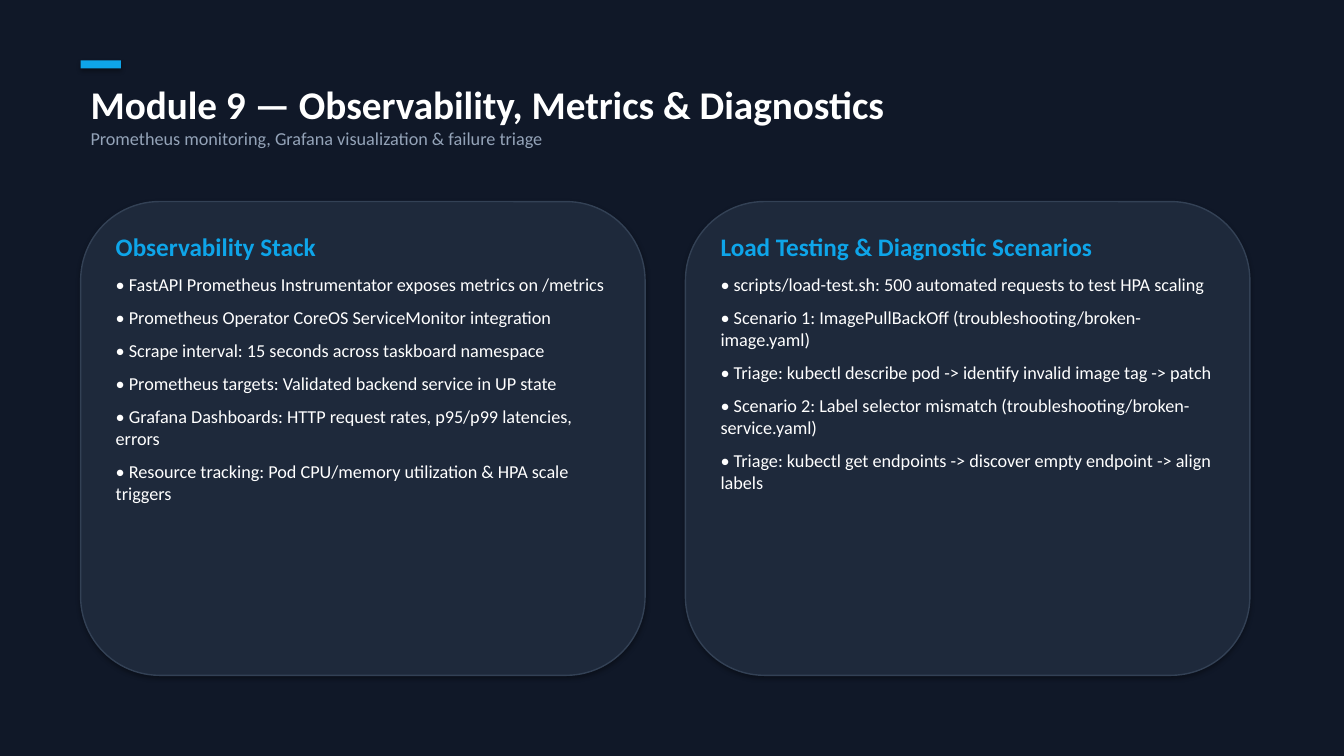
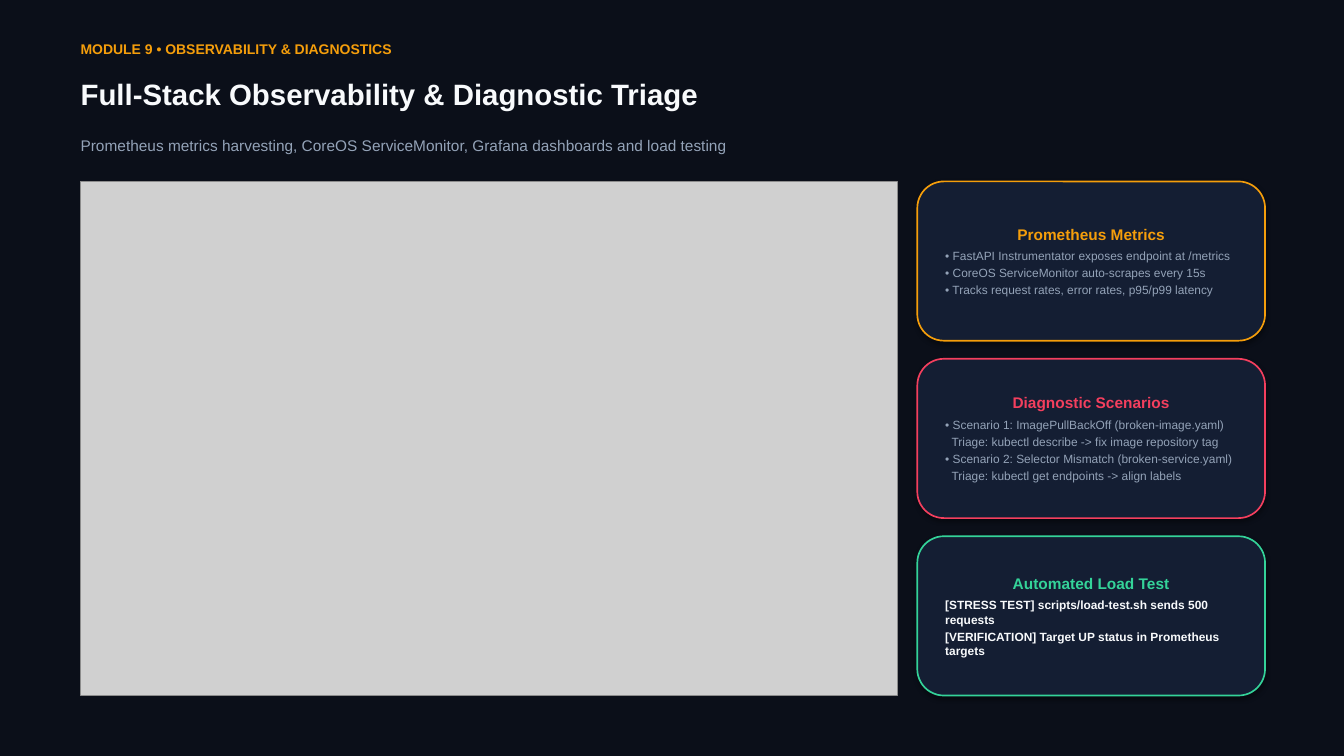
Before and after one commit to Oj2AS7/devops_project, a slide deck: slide 9 of demo/TaskBoard_DevOps_Presentation.pptx. Drawn at 1344x756 pixels with LibreOffice and Linux fonts; fonts in the diff are those of the drawing; grey boxes stand for pictures. Boxes give left, top, right and bottom in pixels: in the first picture for what was removed or moved away, otherwise in the second. Text is boxed around its words. In the diff, an @@ line names an element or a change of style, - is before the commit and + after.

```diff
--- a/demo/TaskBoard_DevOps_Presentation.pptx
+++ b/demo/TaskBoard_DevOps_Presentation.pptx
@@ rectangle at [0, 0, 1344, 756]: fill #101828 to #0B0F19; outline #101828 0.75 pt to none @@
@@ text added at [81, 44, 392, 54], 10 pt, text #F59E0B, bold @@
+MODULE 9 • OBSERVABILITY & DIAGNOSTICS
@@ text at [81, 83, 698, 110]: text changed; size 13 to 21 pt; font Calibri to Arial; text colour #94A3B8 to #F8FAFC; bold on @@
-Module 9 — Observability, Metrics & Diagnostics
-Prometheus monitoring, Grafana visualization & failure triage
+Full-Stack Observability & Diagnostic Triage
@@ rectangle removed at [81, 60, 121, 69] @@
@@ text added at [81, 140, 726, 154], 11 pt, text #94A3B8 @@
+Prometheus metrics harvesting, CoreOS ServiceMonitor, Grafana dashboards and load testing
@@ rounded rectangle removed at [81, 202, 645, 676] @@
@@ picture added at [81, 181, 897, 696] @@
@@ rounded rectangle removed at [686, 202, 1250, 676] @@
@@ rounded rectangle added at [918, 181, 1265, 341], fill #141E33, outline #F59E0B 1.2 pt, 8.5 pt, text #94A3B8 @@
+Prometheus Metrics
+• FastAPI Instrumentator exposes endpoint at /metrics
+• CoreOS ServiceMonitor auto-scrapes every 15s
+• Tracks request rates, error rates, p95/p99 latency
@@ text removed at [116, 238, 604, 503] @@
-Observability Stack
-• FastAPI Prometheus Instrumentator exposes metrics on /metrics
-• Prometheus Operator CoreOS ServiceMonitor integration
-• Scrape interval: 15 seconds across taskboard namespace
-• Prometheus targets: Validated backend service in UP state
-• Grafana Dashboards: HTTP request rates, p95/p99 latencies, errors
-• Resource tracking: Pod CPU/memory utilization & HPA scale triggers
@@ rounded rectangle "Diagnostic Scenarios": place and size @@
-rounded rectangle "Diagnostic Scenarios" at [721, 238, 1211, 489]
+rounded rectangle "Diagnostic Scenarios" at [918, 359, 1265, 518]
@@ rounded rectangle "Diagnostic Scenarios" at [918, 359, 1265, 518]: vertical alignment top to middle; fill none to #141E33; outline none to #F43F5E 1.2 pt; shadow on @@
@@ text in rounded rectangle at [952, 397, 1233, 483]: text changed; size 13 to 8.5 pt; font Calibri to Arial; text colour #FFFFFF to #94A3B8 @@
-Load Testing & Diagnostic Scenarios
-• scripts/load-test.sh: 500 automated requests to test HPA scaling
-• Scenario 1: ImagePullBackOff (troubleshooting/broken-image.yaml)
-• Triage: kubectl describe pod -> identify invalid image tag -> patch
-• Scenario 2: Label selector mismatch (troubleshooting/broken-service.yaml)
-• Triage: kubectl get endpoints -> discover empty endpoint -> align labels
+Diagnostic Scenarios
+• Scenario 1: ImagePullBackOff (broken-image.yaml)
+Triage: kubectl describe -> fix image repository tag
+• Scenario 2: Selector Mismatch (broken-service.yaml)
+Triage: kubectl get endpoints -> align labels
@@ rounded rectangle added at [918, 536, 1265, 696], fill #141E33, outline #34D399 1.2 pt, 8.5 pt, text #F8FAFC, bold @@
+Automated Load Test
+[STRESS TEST] scripts/load-test.sh sends 500 requests
+[VERIFICATION] Target UP status in Prometheus targets
```
Also in this commit, not shown: 5 other slides changed, 4 slides added, 4 slides removed, 22 other files.
